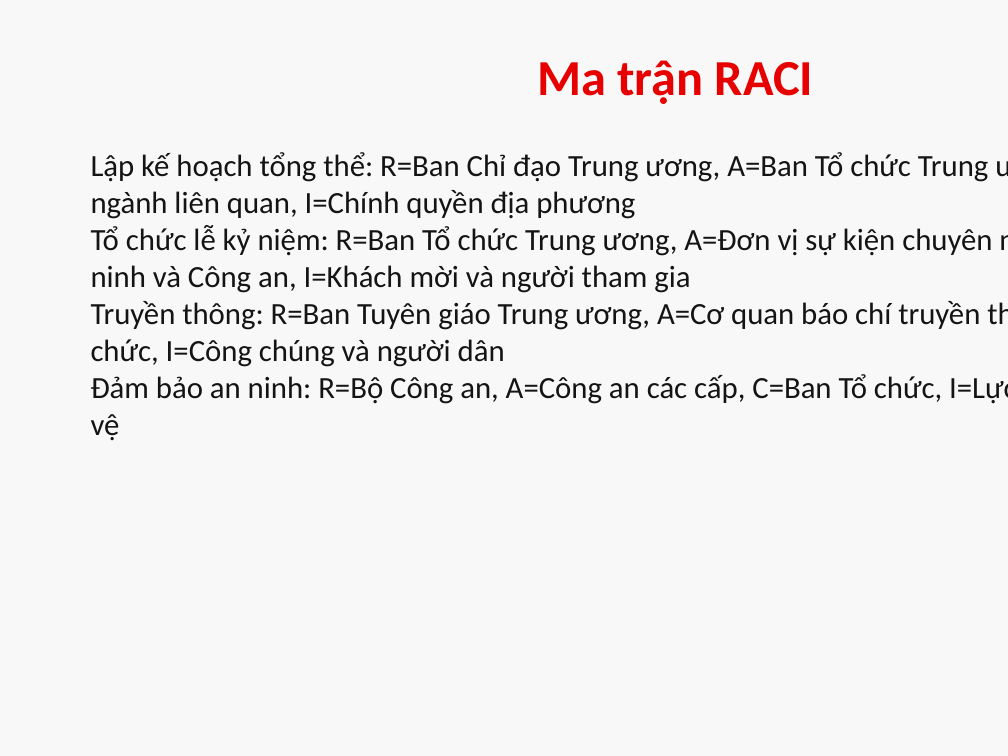
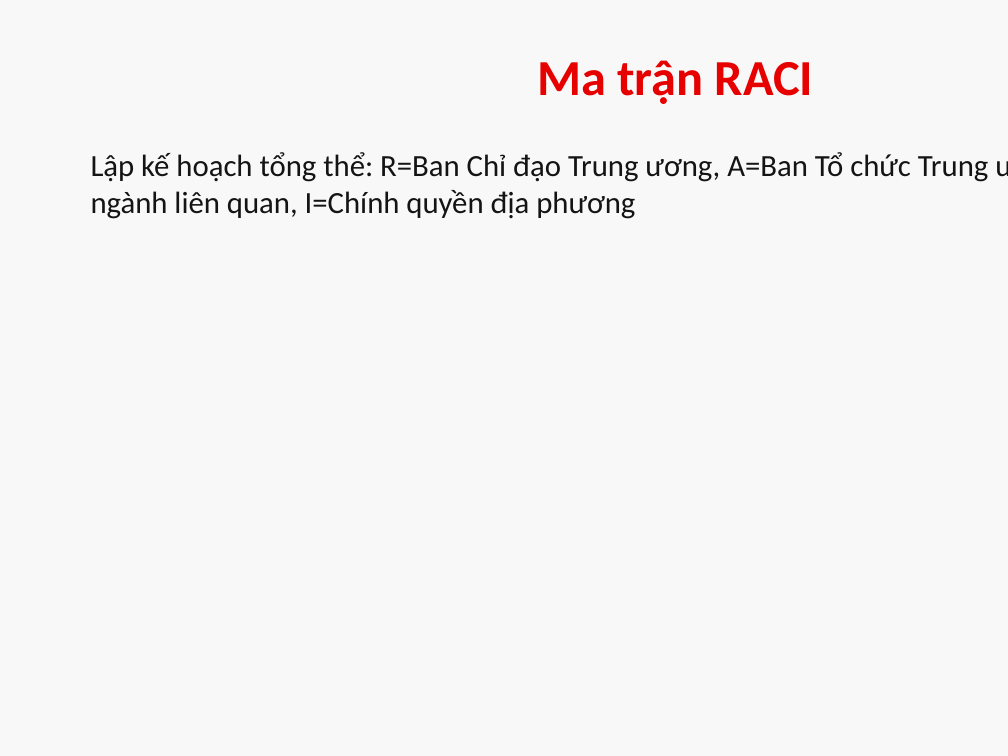
Before and after one commit to MedVietAI/practice, a slide deck: slide 14 of P6/event_plan/dist/plan_80nam_A90.pptx (slide 13 before the commit). Drawn at 1008x756 pixels with LibreOffice and Linux fonts; fonts in the diff are those of the drawing. Boxes give left, top, right and bottom in pixels: in the first picture for what was removed or moved away, otherwise in the second. Text is boxed around its words. In the diff, an @@ line names an element or a change of style, - is before the commit and + after.

```diff
--- a/P6/event_plan/dist/plan_80nam_A90.pptx
+++ b/P6/event_plan/dist/plan_80nam_A90.pptx
@@ text at box(91, 225, 1008, 440): paragraphs removed @@
-Tổ chức lễ kỷ niệm: R=Ban Tổ chức Trung ương, A=Đơn vị sự kiện chuyên nghiệp, C=Ban An ninh và Công an, I=Khách mời và người tham gia
-Truyền thông: R=Ban Tuyên giáo Trung ương, A=Cơ quan báo chí truyền thông, C=Ban Tổ chức, I=Công chúng và người dân
-Đảm bảo an ninh: R=Bộ Công an, A=Công an các cấp, C=Ban Tổ chức, I=Lực lượng dân quân tự vệ
```
Also in this commit, not shown: 12 other slides changed, 5 slides added, 3 slides removed, 16 other files.
